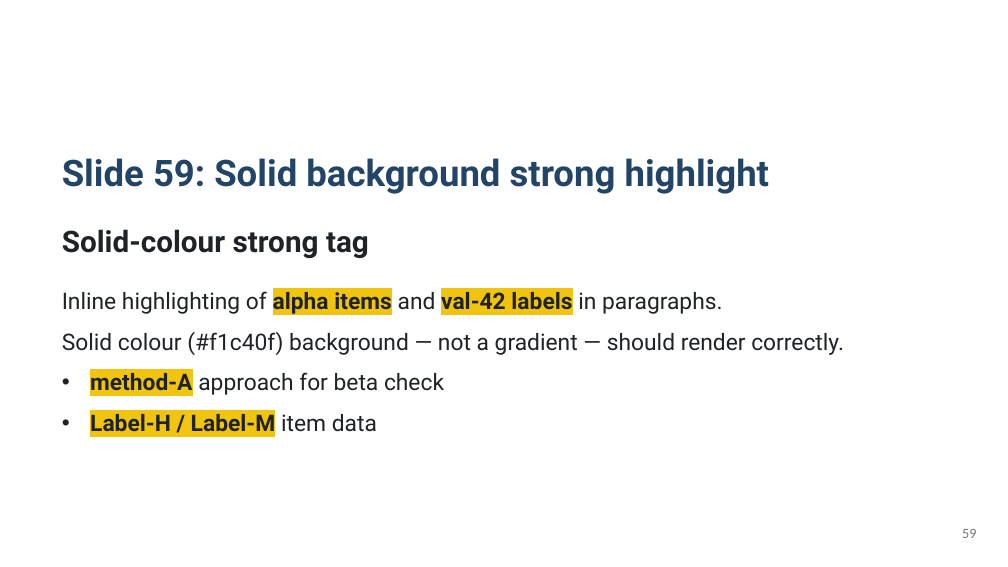
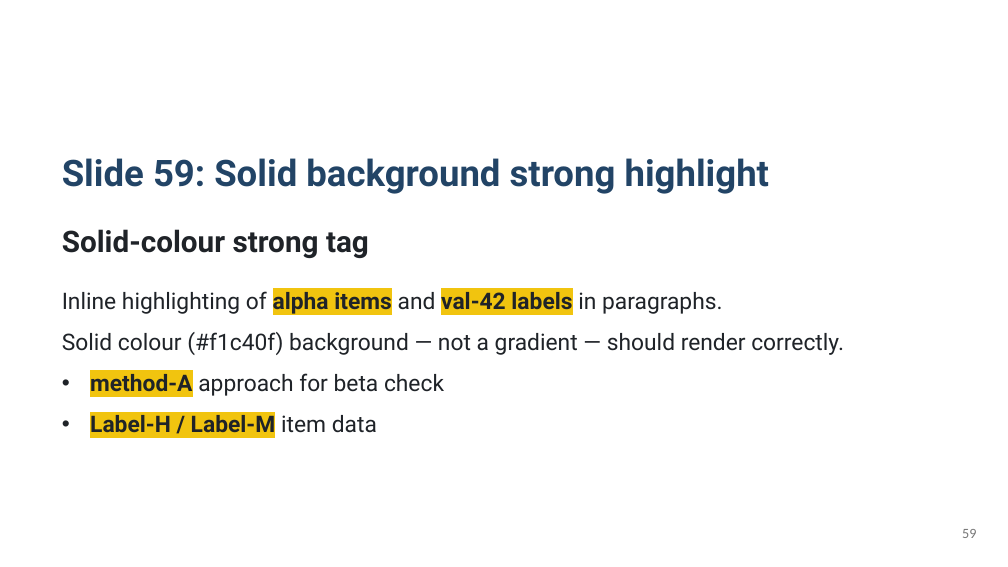
Before and after one commit to KatsuYuzu/marp-to-editable-pptx, a slide deck: slide 59 of output-pptx/test-output.pptx. Drawn at 1008x567 pixels with LibreOffice and Linux fonts; fonts in the diff are those of the drawing. Boxes give left, top, right and bottom in pixels: in the first picture for what was removed or moved away, otherwise in the second. Text is boxed around its words. In the diff, an @@ line names an element or a change of style, - is before the commit and + after.

```diff
--- a/output-pptx/test-output.pptx
+++ b/output-pptx/test-output.pptx
@@ text at (90,373,444,438): paragraphs added @@
+• method-A approach for beta check
+• Label-H / Label-M item data
@@ text removed at (90,372,444,437) @@
-• method-A approach for beta check
-• Label-H / Label-M item data
```
Also in this commit, not shown: 49 other slides changed, 5 slides added, 19 other files.
